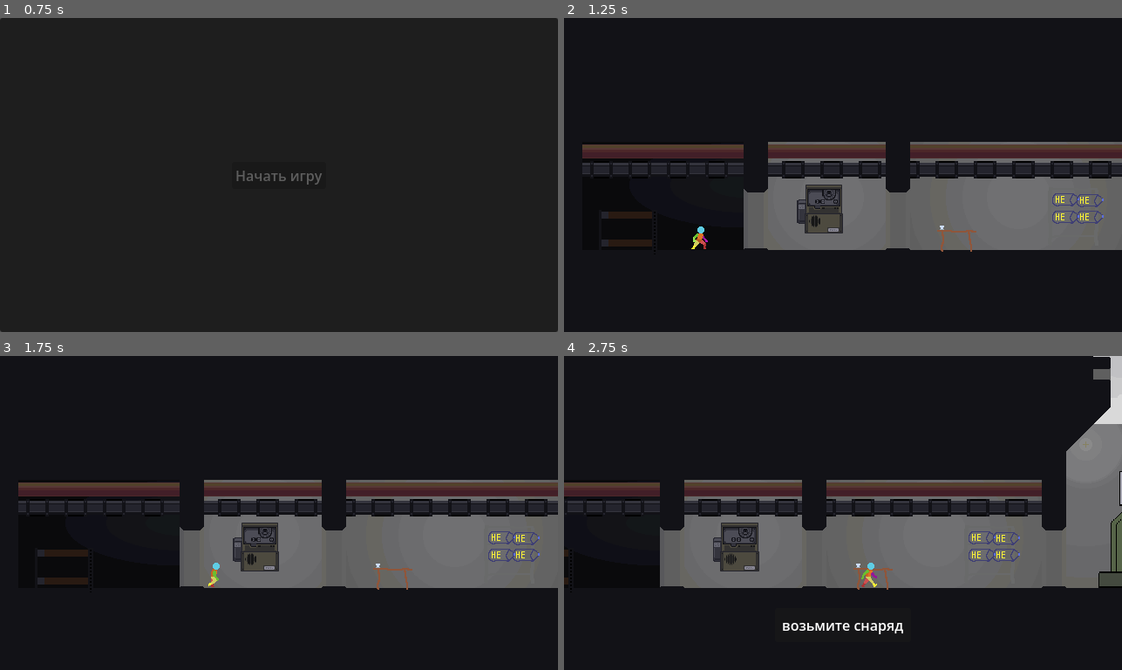
Above: before the commit, frames 1-4 (two rows, left to right).
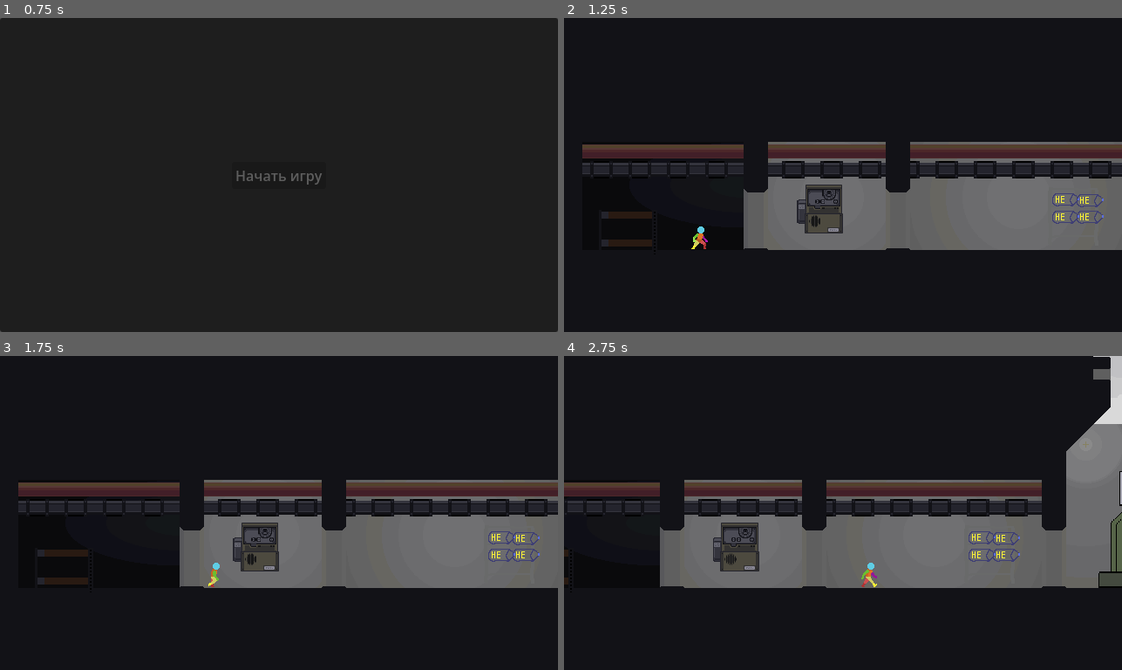
Above: after the commit, the same moments.

Repository: Rootslove/sib-jam-2026
Game: Godot game, scene res://levels/MainMenu.tscn
Same seed, same stepped clock (60 frames per second), same inputs: the game is played once before the commit and once after it.
Inputs (mouse positions are in pixels of both pictures, inside the frame that each line leads up to):
- Up to frame 1 (0.75 s): click "Начать игру" at 0.5 s
- Up to frame 2 (1.25 s): no input
- Up to frame 3 (1.75 s): move the mouse to (401, 497) at 1.27 s; hold Right (ui_right) from 1.28 s (still down); click (401, 497) at 1.42 s
- Up to frame 4 (2.75 s): keep holding Right (ui_right); move the mouse to (731, 528) at 2.02 s

Frame 1 is identical in both runs. In frame 2, 0.1% of the frame differs, in the area x 66-74%, y 66-75%; in frame 3, 0.1%; in frame 4, 0.4%, in the area x 39-61%, y 66-89%.

Commit message:
fixes

Diff:
--- /dev/null
+++ b/globals/constants.gd
@@ -0,0 +1,5 @@
+extends Node
+
+var SCENE_PATH : Dictionary[String, String] = {
+	"day_1": "uid://blf3tcwbrf015"
+}
--- a/globals/game_manager.gd
+++ b/globals/game_manager.gd
@@ -5,7 +5,7 @@
 
 var player : PlayerCharacter
 
-func sleep() -> void:
+func sleep(new_scene_path : String) -> void:
 	print("sleep well, fella")
-	SceneLoader.load_scene("res://levels/Main.tscn")
+	SceneLoader.load_scene(new_scene_path, true)
 	await SceneLoader.load_finished
--- a/globals/scene_loader.gd
+++ b/globals/scene_loader.gd
@@ -3,12 +3,13 @@
 signal load_finished
 
 var loading_screen : PackedScene = preload("uid://cqsf10t1k7svg")
-var loaded_scene : PackedScene
+var _loaded_scene : PackedScene
 var scene_path : String
 var status : Array[bool]
 
 var scene_cache : Dictionary[String, Node]
 var current_scene : Node
+var previous_scene_path : String
 
 func _ready() -> void:
 	set_process(false)
@@ -19,14 +20,17 @@
 		ResourceLoader.THREAD_LOAD_INVALID_RESOURCE, ResourceLoader.THREAD_LOAD_FAILED:
 			set_process(false)
 		ResourceLoader.THREAD_LOAD_LOADED:
-			loaded_scene = ResourceLoader.load_threaded_get(scene_path)
-			swap_scene_nodes(loaded_scene.instantiate())
+			_loaded_scene = ResourceLoader.load_threaded_get(scene_path)
+			swap_scene_nodes(_loaded_scene.instantiate())
 			load_finished.emit()
 			set_process(false)
 			scene_cache.set(scene_path, current_scene)
 			print("scene cached : " + scene_path + "    |   " + str(current_scene))
 
-func load_scene(_scene_path : String) -> void :
+func load_scene(_scene_path : String, hard : bool = false) -> void :
+	if hard :
+		scene_cache.erase(_scene_path)
+	previous_scene_path = scene_path
 	scene_path = _scene_path
 	print("loading scene: " + scene_path)
 	var load_screen : LoadingScreen = loading_screen.instantiate()
@@ -41,7 +45,6 @@
 		print(scene_path + "  Restored from cache")
 		swap_scene_nodes(scene_cache[scene_path])
 		load_finished.emit()
-		current_scene._ready()
 		return
 
 	var state : int = ResourceLoader.load_threaded_request(scene_path, "", false)
@@ -49,7 +52,12 @@
 		set_process(true)
 
 func swap_scene_nodes(new_scene : Node) -> void:
+	if new_scene == current_scene :
+		return
 	get_tree().root.add_child(new_scene)
 	if current_scene :
 		get_tree().root.remove_child(current_scene)
 	current_scene = new_scene
+
+func load_previous() -> void :
+	load_scene(previous_scene_path)
--- a/levels/Main.tscn
+++ /dev/null
@@ -1,104 +0,0 @@
-[gd_scene format=3 uid="uid://blf3tcwbrf015"]
-
-[ext_resource type="Script" uid="uid://cb6xfknn214i5" path="res://levels/main_scene.gd" id="1_ntnxr"]
-[ext_resource type="PackedScene" uid="uid://cwalqlui6h81i" path="res://scenes/PlayerCharacter.tscn" id="1_s5j47"]
-[ext_resource type="PackedScene" uid="uid://bt01jwy1bevi3" path="res://scenes/objects/shelve&shells/Shell.tscn" id="2_3vw7n"]
-[ext_resource type="PackedScene" uid="uid://bufoopd8eyk71" path="res://scenes/UI/HUD.tscn" id="2_h11cf"]
-[ext_resource type="PackedScene" uid="uid://27xvq0m6khfa" path="res://scenes/objects/Bed.tscn" id="3_2jfjj"]
-[ext_resource type="Texture2D" uid="uid://cq5hhl7r8l1tf" path="res://assets/sprites/BG/skyBox.png" id="3_bvijt"]
-[ext_resource type="Texture2D" uid="uid://cd2i05qya2dn0" path="res://assets/sprites/BG/2/background.png" id="4_n3j8x"]
-[ext_resource type="PackedScene" uid="uid://c04rsj6fmxabk" path="res://scenes/objects/shelve&shells/Shelve.tscn" id="5_lbxsr"]
-[ext_resource type="Texture2D" uid="uid://bg2nk36ohfqnq" path="res://assets/sprites/BG/2/foreground.png" id="5_ujns5"]
-[ext_resource type="PackedScene" uid="uid://do75j6bj5h4g0" path="res://scenes/objects/gun/Gun.tscn" id="7_vmibe"]
-[ext_resource type="Script" uid="uid://bdvw2h0krd13u" path="res://scripts/dialog_res.gd" id="11_n3j8x"]
-[ext_resource type="Script" uid="uid://cf8wu1u008fwv" path="res://scripts/hm_camera.gd" id="12_owvkk"]
-[ext_resource type="Resource" uid="uid://dokkpgphpawdn" path="res://levels/day_1/radio_day_1.tres" id="12_ujns5"]
-[ext_resource type="PackedScene" uid="uid://dlkmg8nfuoqta" path="res://scenes/objects/Radio/Radio.tscn" id="13_rak1d"]
-[ext_resource type="PackedScene" uid="uid://jef01uyf7dly" path="res://scenes/objects/cooking_table/TableObj.tscn" id="13_ujns5"]
-
-[sub_resource type="RectangleShape2D" id="RectangleShape2D_s5j47"]
-size = Vector2(918, 20)
-
-[sub_resource type="RectangleShape2D" id="RectangleShape2D_ko617"]
-size = Vector2(50, 240)
-
-[node name="Main" type="Node2D" unique_id=933123736]
-script = ExtResource("1_ntnxr")
-he_shell = ExtResource("2_3vw7n")
-
-[node name="Background" type="Node2D" parent="." unique_id=1320744120]
-position = Vector2(475, 199)
-
-[node name="Sprite2D" type="Sprite2D" parent="Background" unique_id=647781645]
-texture = ExtResource("3_bvijt")
-
-[node name="Sprite2D2" type="Sprite2D" parent="Background" unique_id=164319133]
-texture = ExtResource("4_n3j8x")
-
-[node name="Sprite2D3" type="Sprite2D" parent="Background" unique_id=235875464]
-texture = ExtResource("5_ujns5")
-
-[node name="Sprite2D4" type="Sprite2D" parent="Background" unique_id=1345698557]
-
-[node name="StaticBody2D" type="StaticBody2D" parent="Background" unique_id=1120791234]
-position = Vector2(-475, -199)
-collision_mask = 0
-
-[node name="CollisionShape2D" type="CollisionShape2D" parent="Background/StaticBody2D" unique_id=662441531]
-position = Vector2(411, 278)
-shape = SubResource("RectangleShape2D_s5j47")
-
-[node name="StaticBody2D2" type="StaticBody2D" parent="Background" unique_id=621428567]
-position = Vector2(-475, -199)
-collision_mask = 0
-
-[node name="CollisionShape2D" type="CollisionShape2D" parent="Background/StaticBody2D2" unique_id=668451447]
-position = Vector2(-19, 167)
-shape = SubResource("RectangleShape2D_ko617")
-
-[node name="StaticBody2D3" type="StaticBody2D" parent="Background" unique_id=1713928368]
-position = Vector2(443, -197)
-collision_mask = 0
-
-[node name="CollisionShape2D" type="CollisionShape2D" parent="Background/StaticBody2D3" unique_id=794821039]
-position = Vector2(-19, 167)
-shape = SubResource("RectangleShape2D_ko617")
-
-[node name="Objects" type="Node2D" parent="." unique_id=2058227845]
-
-[node name="Bed" parent="Objects" unique_id=125741387 instance=ExtResource("3_2jfjj")]
-unique_name_in_owner = true
-position = Vector2(58, 268)
-collision_layer = 0
-collision_mask = 2
-expression_string = "sleep()"
-
-[node name="Shelve" parent="Objects" unique_id=325387380 instance=ExtResource("5_lbxsr")]
-unique_name_in_owner = true
-position = Vector2(564, 223)
-
-[node name="Gun" parent="Objects" unique_id=1644629653 instance=ExtResource("7_vmibe")]
-position = Vector2(866, 109)
-
-[node name="Radio" parent="Objects" unique_id=705585387 instance=ExtResource("13_rak1d")]
-position = Vector2(274, 221)
-collision_layer = 0
-dialog = Array[ExtResource("11_n3j8x")]([ExtResource("12_ujns5")])
-
-[node name="TableObj" parent="Objects" unique_id=553220251 instance=ExtResource("13_ujns5")]
-position = Vector2(431, 246)
-
-[node name="Hud" parent="." unique_id=1192146616 node_paths=PackedStringArray("player") instance=ExtResource("2_h11cf")]
-player = NodePath("../PlayerCharacter")
-
-[node name="HmCamera" type="Camera2D" parent="." unique_id=986273703 node_paths=PackedStringArray("target")]
-position = Vector2(321, 182)
-script = ExtResource("12_owvkk")
-left_limit = 300
-right_limit = 650
-target = NodePath("../PlayerCharacter")
-metadata/_custom_type_script = "uid://cf8wu1u008fwv"
-
-[node name="PlayerCharacter" parent="." unique_id=1584477530 node_paths=PackedStringArray("hud") instance=ExtResource("1_s5j47")]
-position = Vector2(136, 251)
-hud = NodePath("../Hud")
--- a/levels/cooking/cooking_table.gd
+++ b/levels/cooking/cooking_table.gd
@@ -19,4 +19,4 @@
 	shell = null
 
 func exit() -> void:
-	SceneLoader.load_scene("res://levels/Main.tscn")
+	SceneLoader.load_previous()
--- /dev/null
+++ b/levels/day_1/day_1.tscn
@@ -0,0 +1,97 @@
+[gd_scene format=3 uid="uid://blf3tcwbrf015"]
+
+[ext_resource type="Texture2D" uid="uid://cq5hhl7r8l1tf" path="res://assets/sprites/BG/skyBox.png" id="1_1cyvw"]
+[ext_resource type="Texture2D" uid="uid://cd2i05qya2dn0" path="res://assets/sprites/BG/2/background.png" id="2_nlco8"]
+[ext_resource type="Texture2D" uid="uid://bg2nk36ohfqnq" path="res://assets/sprites/BG/2/foreground.png" id="3_y75v8"]
+[ext_resource type="PackedScene" uid="uid://27xvq0m6khfa" path="res://scenes/objects/Bed/Bed.tscn" id="4_lkjiq"]
+[ext_resource type="PackedScene" uid="uid://c04rsj6fmxabk" path="res://scenes/objects/shelve&shells/Shelve.tscn" id="5_y4ljs"]
+[ext_resource type="PackedScene" uid="uid://do75j6bj5h4g0" path="res://scenes/objects/gun/Gun.tscn" id="6_y6s2w"]
+[ext_resource type="PackedScene" uid="uid://dlkmg8nfuoqta" path="res://scenes/objects/Radio/Radio.tscn" id="7_signl"]
+[ext_resource type="Script" uid="uid://bdvw2h0krd13u" path="res://scripts/dialog_res.gd" id="8_xtm0n"]
+[ext_resource type="Resource" uid="uid://dokkpgphpawdn" path="res://levels/day_1/radio_day_1.tres" id="9_256l4"]
+[ext_resource type="PackedScene" uid="uid://bufoopd8eyk71" path="res://scenes/UI/HUD.tscn" id="11_0g0tp"]
+[ext_resource type="Script" uid="uid://cf8wu1u008fwv" path="res://scripts/hm_camera.gd" id="12_mooj2"]
+[ext_resource type="PackedScene" uid="uid://cwalqlui6h81i" path="res://scenes/PlayerCharacter.tscn" id="13_1rfrp"]
+
+[sub_resource type="RectangleShape2D" id="RectangleShape2D_s5j47"]
+size = Vector2(918, 20)
+
+[sub_resource type="RectangleShape2D" id="RectangleShape2D_ko617"]
+size = Vector2(50, 240)
+
+[node name="Main" type="Node2D" unique_id=933123736]
+
+[node name="Background" type="Node2D" parent="." unique_id=1320744120]
+position = Vector2(475, 199)
+
+[node name="Sprite2D" type="Sprite2D" parent="Background" unique_id=647781645]
+texture = ExtResource("1_1cyvw")
+
+[node name="Sprite2D2" type="Sprite2D" parent="Background" unique_id=164319133]
+texture = ExtResource("2_nlco8")
+
+[node name="Sprite2D3" type="Sprite2D" parent="Background" unique_id=235875464]
+texture = ExtResource("3_y75v8")
+
+[node name="Sprite2D4" type="Sprite2D" parent="Background" unique_id=1345698557]
+
+[node name="StaticBody2D" type="StaticBody2D" parent="Background" unique_id=1120791234]
+position = Vector2(-475, -199)
+collision_mask = 0
+
+[node name="CollisionShape2D" type="CollisionShape2D" parent="Background/StaticBody2D" unique_id=662441531]
+position = Vector2(411, 278)
+shape = SubResource("RectangleShape2D_s5j47")
+
+[node name="StaticBody2D2" type="StaticBody2D" parent="Background" unique_id=621428567]
+position = Vector2(-475, -199)
+collision_mask = 0
+
+[node name="CollisionShape2D" type="CollisionShape2D" parent="Background/StaticBody2D2" unique_id=668451447]
+position = Vector2(-19, 167)
+shape = SubResource("RectangleShape2D_ko617")
+
+[node name="StaticBody2D3" type="StaticBody2D" parent="Background" unique_id=1713928368]
+position = Vector2(443, -197)
+collision_mask = 0
+
+[node name="CollisionShape2D" type="CollisionShape2D" parent="Background/StaticBody2D3" unique_id=794821039]
+position = Vector2(-19, 167)
+shape = SubResource("RectangleShape2D_ko617")
+
+[node name="Objects" type="Node2D" parent="." unique_id=2058227845]
+
+[node name="Bed" parent="Objects" unique_id=125741387 instance=ExtResource("4_lkjiq")]
+unique_name_in_owner = true
+position = Vector2(58, 268)
+collision_layer = 0
+collision_mask = 2
+next_scene = "uid://c32aw6ba7trk1"
+expression_string = "sleep()"
+
+[node name="Shelve" parent="Objects" unique_id=325387380 instance=ExtResource("5_y4ljs")]
+unique_name_in_owner = true
+position = Vector2(564, 223)
+
+[node name="Gun" parent="Objects" unique_id=1644629653 instance=ExtResource("6_y6s2w")]
+position = Vector2(866, 109)
+
+[node name="Radio" parent="Objects" unique_id=705585387 instance=ExtResource("7_signl")]
+position = Vector2(274, 221)
+collision_layer = 0
+dialog = Array[ExtResource("8_xtm0n")]([ExtResource("9_256l4")])
+
+[node name="Hud" parent="." unique_id=1192146616 node_paths=PackedStringArray("player") instance=ExtResource("11_0g0tp")]
+player = NodePath("../PlayerCharacter")
+
+[node name="HmCamera" type="Camera2D" parent="." unique_id=986273703 node_paths=PackedStringArray("target")]
+position = Vector2(321, 182)
+script = ExtResource("12_mooj2")
+left_limit = 300
+right_limit = 650
+target = NodePath("../PlayerCharacter")
+metadata/_custom_type_script = "uid://cf8wu1u008fwv"
+
+[node name="PlayerCharacter" parent="." unique_id=1584477530 node_paths=PackedStringArray("hud") instance=ExtResource("13_1rfrp")]
+position = Vector2(136, 251)
+hud = NodePath("../Hud")
--- /dev/null
+++ b/levels/day_2/day_2.tscn
@@ -0,0 +1,101 @@
+[gd_scene format=3 uid="uid://c32aw6ba7trk1"]
+
+[ext_resource type="Texture2D" uid="uid://cq5hhl7r8l1tf" path="res://assets/sprites/BG/skyBox.png" id="1_x302v"]
+[ext_resource type="Texture2D" uid="uid://cd2i05qya2dn0" path="res://assets/sprites/BG/2/background.png" id="2_oj2f0"]
+[ext_resource type="Texture2D" uid="uid://bg2nk36ohfqnq" path="res://assets/sprites/BG/2/foreground.png" id="3_mgn70"]
+[ext_resource type="PackedScene" uid="uid://27xvq0m6khfa" path="res://scenes/objects/Bed/Bed.tscn" id="4_tyo1q"]
+[ext_resource type="PackedScene" uid="uid://c04rsj6fmxabk" path="res://scenes/objects/shelve&shells/Shelve.tscn" id="5_riaxp"]
+[ext_resource type="PackedScene" uid="uid://do75j6bj5h4g0" path="res://scenes/objects/gun/Gun.tscn" id="6_jd12e"]
+[ext_resource type="PackedScene" uid="uid://dlkmg8nfuoqta" path="res://scenes/objects/Radio/Radio.tscn" id="7_jtuo5"]
+[ext_resource type="Script" uid="uid://bdvw2h0krd13u" path="res://scripts/dialog_res.gd" id="8_b244s"]
+[ext_resource type="Resource" uid="uid://dokkpgphpawdn" path="res://levels/day_1/radio_day_1.tres" id="9_xmq0b"]
+[ext_resource type="PackedScene" uid="uid://jef01uyf7dly" path="res://scenes/objects/cooking_table/TableObj.tscn" id="10_i6mo8"]
+[ext_resource type="PackedScene" uid="uid://bufoopd8eyk71" path="res://scenes/UI/HUD.tscn" id="11_cyax5"]
+[ext_resource type="Script" uid="uid://cf8wu1u008fwv" path="res://scripts/hm_camera.gd" id="12_pi18v"]
+[ext_resource type="PackedScene" uid="uid://cwalqlui6h81i" path="res://scenes/PlayerCharacter.tscn" id="13_wxdu8"]
+
+[sub_resource type="RectangleShape2D" id="RectangleShape2D_3tf57"]
+size = Vector2(918, 20)
+
+[sub_resource type="RectangleShape2D" id="RectangleShape2D_pcet7"]
+size = Vector2(50, 240)
+
+[node name="Day2" type="Node2D" unique_id=421249562]
+
+[node name="Background" type="Node2D" parent="." unique_id=1623411791]
+position = Vector2(475, 199)
+
+[node name="Sprite2D" type="Sprite2D" parent="Background" unique_id=692689645]
+texture = ExtResource("1_x302v")
+
+[node name="Sprite2D2" type="Sprite2D" parent="Background" unique_id=392795987]
+texture = ExtResource("2_oj2f0")
+
+[node name="Sprite2D3" type="Sprite2D" parent="Background" unique_id=636878819]
+texture = ExtResource("3_mgn70")
+
+[node name="Sprite2D4" type="Sprite2D" parent="Background" unique_id=103021323]
+
+[node name="StaticBody2D" type="StaticBody2D" parent="Background" unique_id=553462971]
+position = Vector2(-475, -199)
+collision_mask = 0
+
+[node name="CollisionShape2D" type="CollisionShape2D" parent="Background/StaticBody2D" unique_id=1903052134]
+position = Vector2(411, 278)
+shape = SubResource("RectangleShape2D_3tf57")
+
+[node name="StaticBody2D2" type="StaticBody2D" parent="Background" unique_id=200675951]
+position = Vector2(-475, -199)
+collision_mask = 0
+
+[node name="CollisionShape2D" type="CollisionShape2D" parent="Background/StaticBody2D2" unique_id=1813107528]
+position = Vector2(-19, 167)
+shape = SubResource("RectangleShape2D_pcet7")
+
+[node name="StaticBody2D3" type="StaticBody2D" parent="Background" unique_id=1785632875]
+position = Vector2(443, -197)
+collision_mask = 0
+
+[node name="CollisionShape2D" type="CollisionShape2D" parent="Background/StaticBody2D3" unique_id=1842708279]
+position = Vector2(-19, 167)
+shape = SubResource("RectangleShape2D_pcet7")
+
+[node name="Objects" type="Node2D" parent="." unique_id=247546280]
+
+[node name="Bed" parent="Objects" unique_id=1378789970 instance=ExtResource("4_tyo1q")]
+unique_name_in_owner = true
+position = Vector2(58, 268)
+collision_layer = 0
+collision_mask = 2
+next_scene = "uid://blf3tcwbrf015"
+expression_string = "sleep()"
+
+[node name="Shelve" parent="Objects" unique_id=325387380 instance=ExtResource("5_riaxp")]
+unique_name_in_owner = true
+position = Vector2(564, 223)
+
+[node name="Gun" parent="Objects" unique_id=1644629653 instance=ExtResource("6_jd12e")]
+position = Vector2(866, 109)
+
+[node name="Radio" parent="Objects" unique_id=705585387 instance=ExtResource("7_jtuo5")]
+position = Vector2(274, 221)
+collision_layer = 0
+dialog = Array[ExtResource("8_b244s")]([ExtResource("9_xmq0b")])
+
+[node name="TableObj" parent="Objects" unique_id=553220251 instance=ExtResource("10_i6mo8")]
+position = Vector2(431, 246)
+
+[node name="Hud" parent="." unique_id=1486317036 node_paths=PackedStringArray("player") instance=ExtResource("11_cyax5")]
+player = NodePath("../PlayerCharacter")
+
+[node name="HmCamera" type="Camera2D" parent="." unique_id=1690950588 node_paths=PackedStringArray("target")]
+position = Vector2(321, 182)
+script = ExtResource("12_pi18v")
+left_limit = 300
+right_limit = 650
+target = NodePath("../PlayerCharacter")
+metadata/_custom_type_script = "uid://cf8wu1u008fwv"
+
+[node name="PlayerCharacter" parent="." unique_id=1584477530 node_paths=PackedStringArray("hud") instance=ExtResource("13_wxdu8")]
+position = Vector2(136, 251)
+hud = NodePath("../Hud")
--- a/levels/main_menu.gd
+++ b/levels/main_menu.gd
@@ -6,4 +6,4 @@
 
 func on_play_pressed() -> void :
 	SceneLoader.current_scene = self
-	SceneLoader.load_scene("res://levels/Main.tscn")
+	SceneLoader.load_scene(Constants.SCENE_PATH.day_1)
--- a/project.godot
+++ b/project.godot
@@ -19,6 +19,7 @@
 
 GManager="*uid://dr3x3tox0giu4"
 SceneLoader="*uid://dqtbyxv40dh7a"
+Constants="*uid://0fdfa8g4fcwi"
 
 [display]
 
--- a/scenes/Objects/Bed.tscn
+++ b/scenes/objects/Bed/Bed.tscn
@@ -1,16 +1,15 @@
 [gd_scene format=3 uid="uid://27xvq0m6khfa"]
 
-[ext_resource type="Script" uid="uid://ba60fj83j1q74" path="res://scripts/iteraction_object.gd" id="1_avsjb"]
+[ext_resource type="Script" uid="uid://c7gruw3a3ge2c" path="res://scenes/objects/Bed/bed.gd" id="1_pi7eh"]
 [ext_resource type="Texture2D" uid="uid://bi5aihv62ju48" path="res://assets/sprites/Obj/Bedroom.png" id="2_gqhsn"]
 
 [sub_resource type="RectangleShape2D" id="RectangleShape2D_avsjb"]
 size = Vector2(50, 24)
 
-[node name="Bed" type="Area2D" unique_id=125741387]
-script = ExtResource("1_avsjb")
+[node name="Bed" type="Area2D" unique_id=1378789970]
+script = ExtResource("1_pi7eh")
 action_name = "E - спать"
-expression_string = "GManager.sleep()"
-metadata/_custom_type_script = "uid://ba60fj83j1q74"
+metadata/_custom_type_script = "uid://c7gruw3a3ge2c"
 
 [node name="CollisionShape2D" type="CollisionShape2D" parent="." unique_id=1695437483]
 position = Vector2(-1, -15)
--- /dev/null
+++ b/scenes/objects/Bed/bed.gd
@@ -0,0 +1,7 @@
+extends IteractionObject
+class_name Bed
+
+@export_file var next_scene : String
+
+func on_button_pressed() -> void:
+	SceneLoader.load_scene(next_scene)
--- a/scenes/objects/cooking_table/table_obj.gd
+++ b/scenes/objects/cooking_table/table_obj.gd
@@ -13,4 +13,4 @@
 		player.hud.show_hint(nothing_to_coock_str)
 
 func on_button_pressed() -> void:
-	SceneLoader.load_scene("res://levels/cooking/CookingTable.tscn")
+	SceneLoader.load_scene("res://levels/cooking/CookingTable.tscn", true)
--- a/scenes/objects/shelve&shells/Shelve.tscn
+++ b/scenes/objects/shelve&shells/Shelve.tscn
@@ -1,6 +1,7 @@
 [gd_scene format=3 uid="uid://c04rsj6fmxabk"]
 
 [ext_resource type="Script" uid="uid://q3uk2xh4lel0" path="res://scenes/objects/shelve&shells/shelve_obj.gd" id="1_vpal0"]
+[ext_resource type="PackedScene" uid="uid://bt01jwy1bevi3" path="res://scenes/objects/shelve&shells/Shell.tscn" id="2_0atky"]
 [ext_resource type="Texture2D" uid="uid://bumtnu8hebbwa" path="res://assets/sprites/PC/Shelve-0002.png" id="2_jr0h8"]
 [ext_resource type="Script" uid="uid://c64qkrudarhkp" path="res://scenes/objects/shelve&shells/shelve_slot.gd" id="3_i4ec0"]
 
@@ -11,6 +12,7 @@
 collision_layer = 0
 collision_mask = 2
 script = ExtResource("1_vpal0")
+shell_tscn = ExtResource("2_0atky")
 shell_slots = [NodePath("ShelveSlot"), NodePath("ShelveSlot2"), NodePath("ShelveSlot3"), NodePath("ShelveSlot4")]
 metadata/_custom_type_script = "uid://q3uk2xh4lel0"
 
--- a/scenes/objects/shelve&shells/shelve_obj.gd
+++ b/scenes/objects/shelve&shells/shelve_obj.gd
@@ -1,12 +1,19 @@
 extends IteractionObject
 class_name ShelveObj
 
+@export var shell_tscn : PackedScene
+@export var amount : int = 4
 @export var shell_slots : Array[ShelveSlot]
 @export var take_shell_str : String = "E - взять снаряд"
 @export var deposit_shell_str : String = "E - вернуть снаряд"
 @export var no_shell_str : String = "пусто"
 
 var is_empty = false
+
+func _ready() -> void:
+	super()
+	for i in range(amount) :
+		add_shell(shell_tscn.instantiate())
 
 func add_shell(shell : Item) -> void:
 	for slot : ShelveSlot in shell_slots :
--- a/scripts/hm_camera.gd
+++ b/scripts/hm_camera.gd
@@ -11,6 +11,8 @@
 	position_smoothing_enabled = false
 
 func _physics_process(delta: float) -> void:
+	if not target :
+		return
 	var target_pos : Vector2 = global_position
 	target_pos.x = target.global_position.x
 	target_pos = target_pos.round()
--- a/scripts/item.gd
+++ b/scripts/item.gd
@@ -4,6 +4,8 @@
 @export var item_name : String
 @export var shell_type : SHELL_TYPE
 
+var salt_amount : int
+
 
 enum SHELL_TYPE {
 	HE,
Not shown, added: globals/constants.gd.uid
Not shown, added: scenes/objects/Bed/bed.gd.uid
